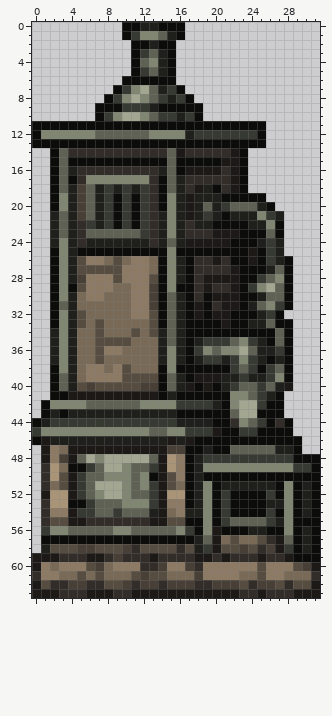
A pixel-art sprite gets an edit: content/Entities/Structures/Buildings/Furnace/furnace.01.png. That is the earlier state.
The file is 32x64 pixels.
After:
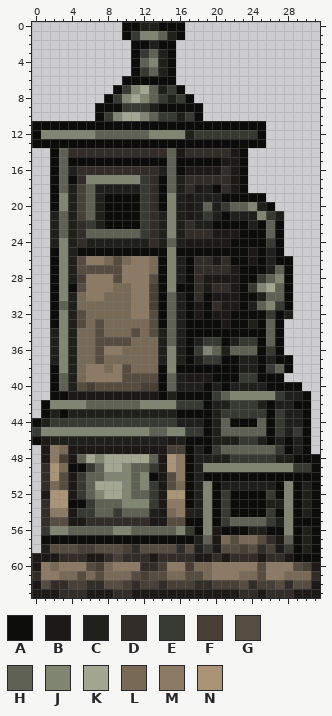
Palette (. is transparent): A #0c0c0b  B #1c1917  C #1f201c  D #322d29  E #373933  F #483f37  G #564d40  H #5f6154  J #808672  K #a3a690  L #786a56  M #8c7a64  N #aa9478
What changed:
Changed rows in their new state; - is an unchanged pixel.
first column x 8:
17 ----E---------------
18 C-C-----------------
19 A-A-----------------
20 A-A-------------J---
21 A-A-----------------
22 A-A--------------AH-
24 -----------------A-A
25 ------------------CA
26 ------------------CA
first column x 17:
32 --------A--C--
33 --------A--.--
34 ---------HA.--
35 ----ACE-AHA.--
36 ----CHH-AEA.--
37 ----AACCACA---
38 -----ACC------
39 B--AAA-EAAA.--
40 CCACACCCCAAAA-
41 ---EH--JJJECCA
42 --A-CEEEC-CCAA
43 ---CEEEEE-ECCA
44 --ACHAAAH-ECCA
45 --ACHHHHH-ECEA
46 A--CCCEEC-C-CA
47 -CAEH-----EACA
48 --CCC-----CC--
first column x 17:
60 -LL
61 GGL
Changed places in both pictures, as pixel boxes (x1, y1, x2, y2):
changed: (104, 175, 149, 229)
changed: (248, 202, 284, 265)
changed: (185, 310, 311, 463)
changed: (185, 562, 212, 580)
